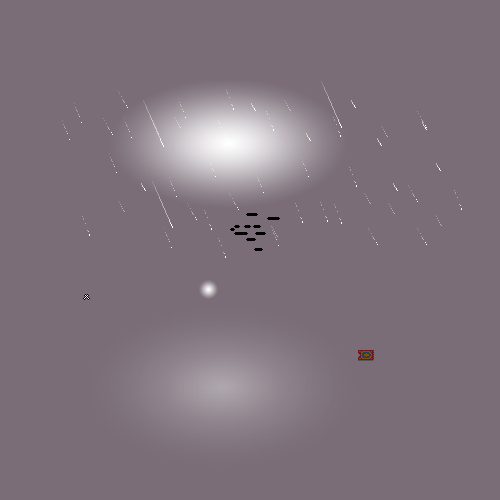
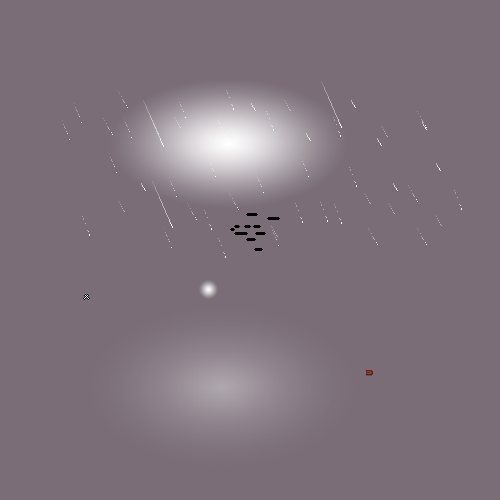
The second 500px x 500px image is a revision of the first. Changes to its layers:
painted on "Ticket.png" over bbox(358, 350, 374, 375)
